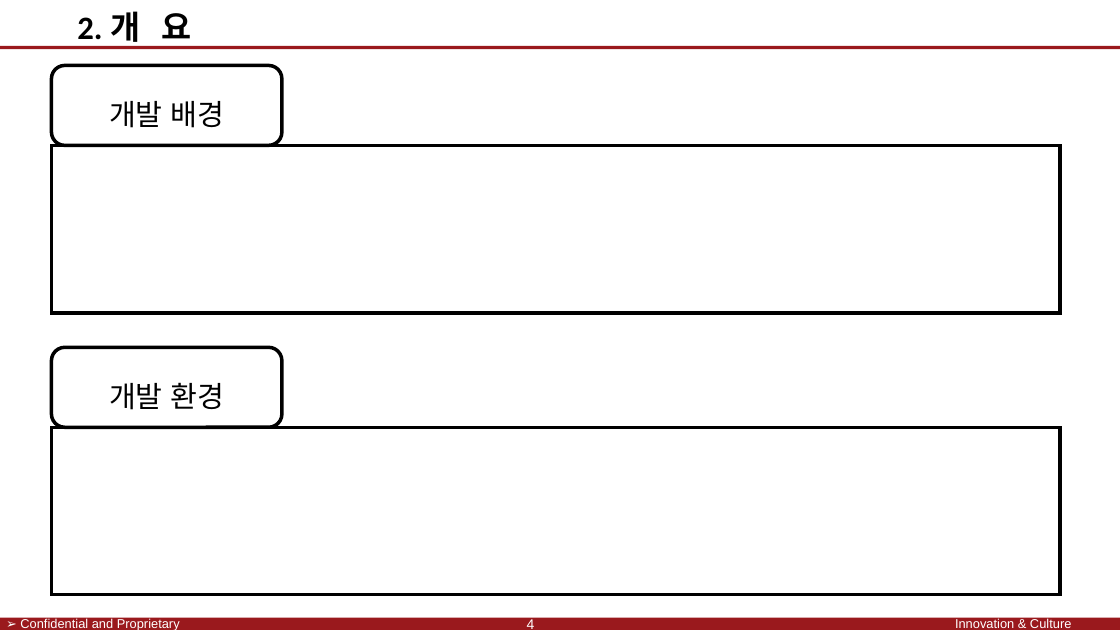
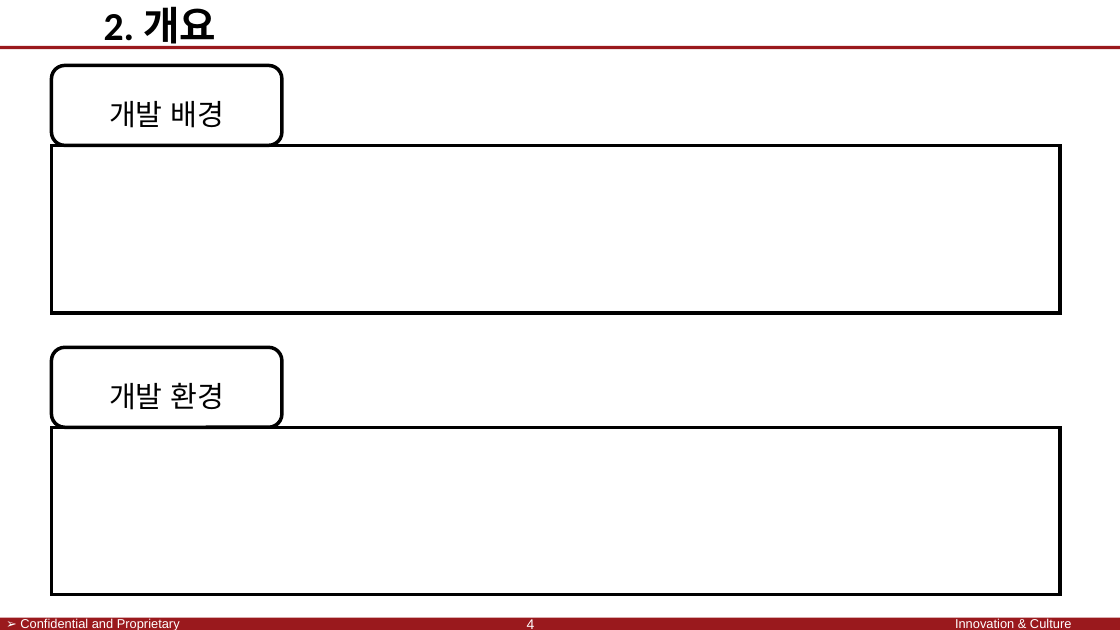
Before and after one commit to SaintSeong/JusungProject, a slide deck: slide 4 of A조 발표.pptx. Drawn at 1120x630 pixels with LibreOffice and Linux fonts; fonts in the diff are those of the drawing; background and template pictures are left out. Boxes give left, top, right and bottom in pixels: in the first picture for what was removed or moved away, otherwise in the second. Text is boxed around its words. In the diff, an @@ line names an element or a change of style, - is before the commit and + after.

```diff
--- a/A조 발표.pptx
+++ b/A조 발표.pptx
@@ text at bbox=[104, 6, 216, 49]: text changed; size 28 to 34 pt @@
-2. 개 요
+2. 개요
```
Also in this commit, not shown: 9 other slides changed.
